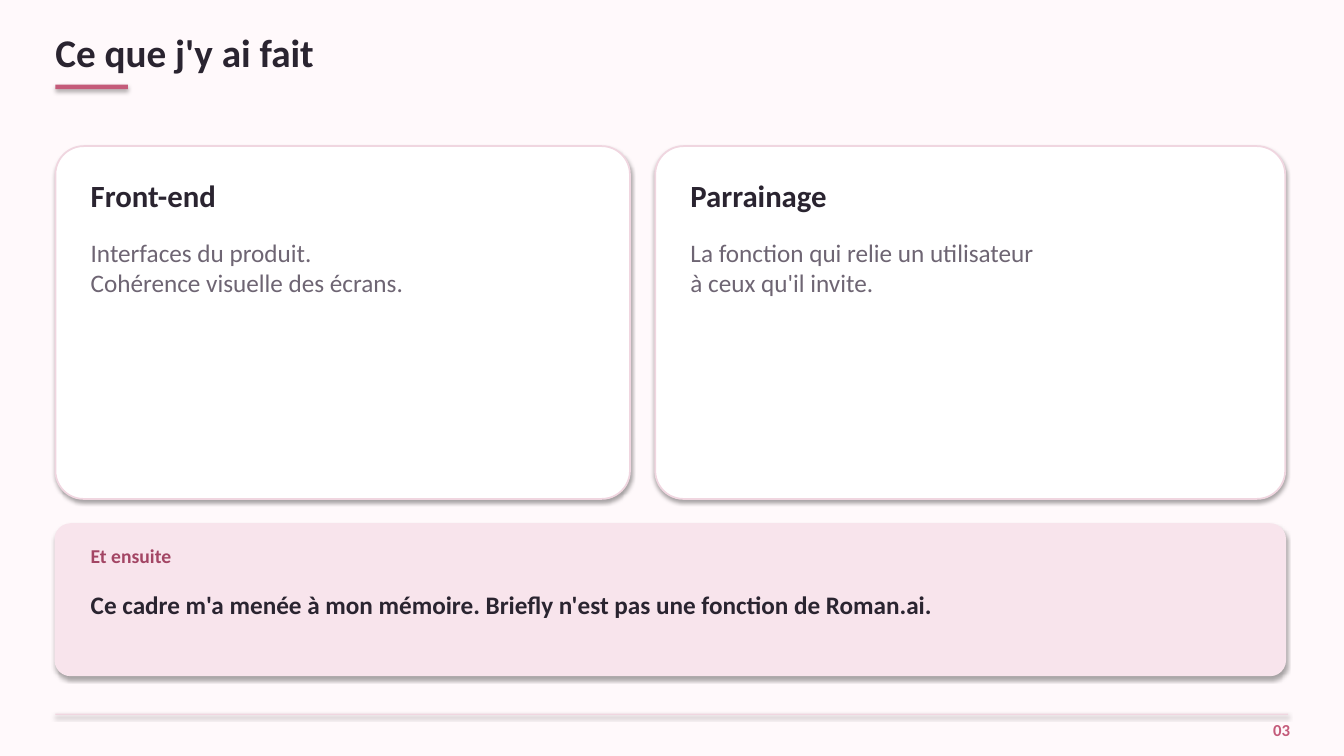
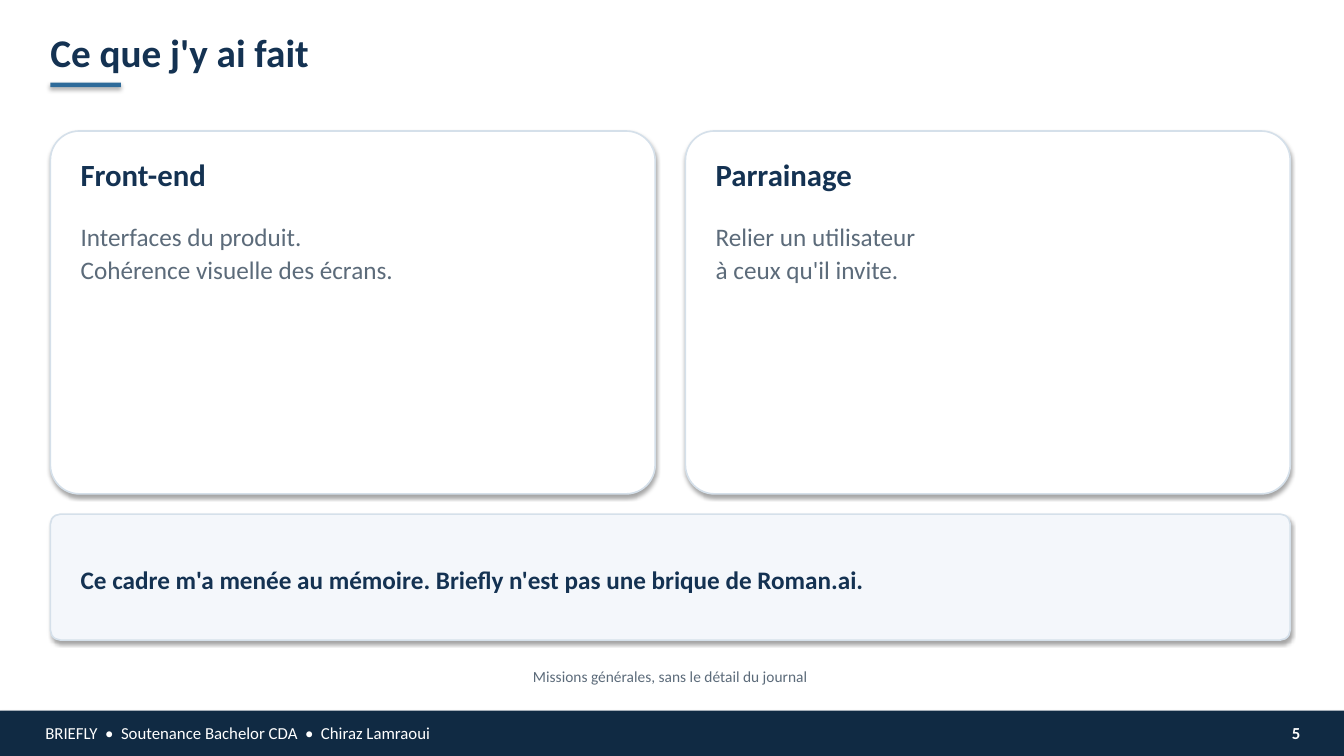
Before and after one commit to chirazlamraoui/Briefly, a slide deck: slide 5 of docs/soutenance/Briefly-soutenance.pptx (slide 3 before the commit). Drawn at 1344x756 pixels with LibreOffice and Linux fonts; fonts in the diff are those of the drawing. Boxes give left, top, right and bottom in pixels: in the first picture for what was removed or moved away, otherwise in the second. Text is boxed around its words. In the diff, an @@ line names an element or a change of style, - is before the commit and + after.

```diff
--- a/docs/soutenance/Briefly-soutenance.pptx
+++ b/docs/soutenance/Briefly-soutenance.pptx
@@ rectangle at (x1=0, y1=0, x2=1344, y2=756): fill #FFF9FB to #FFFFFF @@
@@ rectangle moved from (x1=55, y1=85, x2=128, y2=89) to (x1=50, y1=83, x2=121, y2=87) @@
@@ rectangle at (x1=50, y1=83, x2=121, y2=87): fill #C45B7A to #2E6B9A @@
@@ rounded rectangle resized from (x1=55, y1=146, x2=630, y2=499) to (x1=50, y1=131, x2=655, y2=494) @@
@@ rounded rectangle at (x1=50, y1=131, x2=655, y2=494): outline #F0D6E0 1.25 pt to #D5E0EA 1.15 pt @@
@@ rounded rectangle at (x1=686, y1=131, x2=1291, y2=494): outline #F0D6E0 1.25 pt to #D5E0EA 1.15 pt @@
@@ rounded rectangle resized from (x1=655, y1=146, x2=1286, y2=499) to (x1=686, y1=131, x2=1291, y2=494) @@
@@ text colour #2A2430 to #143252; more space between paragraphs in 3 elements at (x1=50, y1=39, x2=308, y2=74), (x1=716, y1=164, x2=852, y2=192), (x1=81, y1=164, x2=206, y2=187) @@
@@ text "Front-end" moved from (x1=91, y1=185, x2=216, y2=208) to (x1=81, y1=164, x2=206, y2=187) @@
@@ text "Parrainage" moved from (x1=690, y1=185, x2=826, y2=213) to (x1=716, y1=164, x2=852, y2=192) @@
@@ text "Interfaces du produit." moved from (x1=91, y1=244, x2=403, y2=292) to (x1=81, y1=228, x2=393, y2=279) @@
@@ text "Interfaces du produit." at (x1=81, y1=228, x2=393, y2=279): text colour #6E6573 to #5C6B7A; more space between paragraphs @@
@@ text at (x1=716, y1=228, x2=915, y2=246): text changed; text colour #6E6573 to #5C6B7A @@
-La fonction qui relie un utilisateur
+Relier un utilisateur
@@ text "Relier un utilisateur" moved from (x1=690, y1=244, x2=1033, y2=296) to (x1=716, y1=228, x2=915, y2=283) @@
@@ text at (x1=716, y1=261, x2=899, y2=283): text colour #6E6573 to #5C6B7A in "à ceux qu'il invite."; more space between paragraphs @@
@@ rounded rectangle resized from (x1=55, y1=524, x2=1286, y2=676) to (x1=50, y1=514, x2=1291, y2=640) @@
@@ rounded rectangle at (x1=50, y1=514, x2=1291, y2=640): fill #F8E4EC to #F4F7FB; outline #F8E4EC 1.25 pt to #D5E0EA 1.15 pt; proportions changed @@
@@ text "Ce cadre m'a menée au ..." at (x1=81, y1=571, x2=863, y2=593): vertical alignment top to middle @@
@@ text removed at (x1=91, y1=549, x2=171, y2=563) @@
-Et ensuite
@@ text at (x1=81, y1=571, x2=863, y2=593): text changed; text colour #2A2430 to #143252 @@
-Ce cadre m'a menée à mon mémoire. Briefly n'est pas une fonction de Roman.ai.
+Ce cadre m'a menée au mémoire. Briefly n'est pas une brique de Roman.ai.
@@ text added at (x1=533, y1=671, x2=807, y2=685), 11 pt, text #5C6B7A @@
+Missions générales, sans le détail du journal
@@ rectangle resized from (x1=55, y1=714, x2=1289, y2=715) to (x1=0, y1=711, x2=1344, y2=756) @@
@@ rectangle at (x1=0, y1=711, x2=1344, y2=756): fill #F0D6E0 to #102A43 @@
@@ text added at (x1=45, y1=727, x2=430, y2=739), 12 pt, text #FFFFFF @@
+BRIEFLY • Soutenance Bachelor CDA • Chiraz Lamraoui
@@ text removed at (x1=1273, y1=725, x2=1290, y2=736) @@
-03
@@ text added at (x1=1292, y1=728, x2=1300, y2=739), 12 pt, text #FFFFFF, bold @@
+5
```
Also in this commit, not shown: 8 other slides changed, 23 slides added, 11 slides removed, 1 other file.
